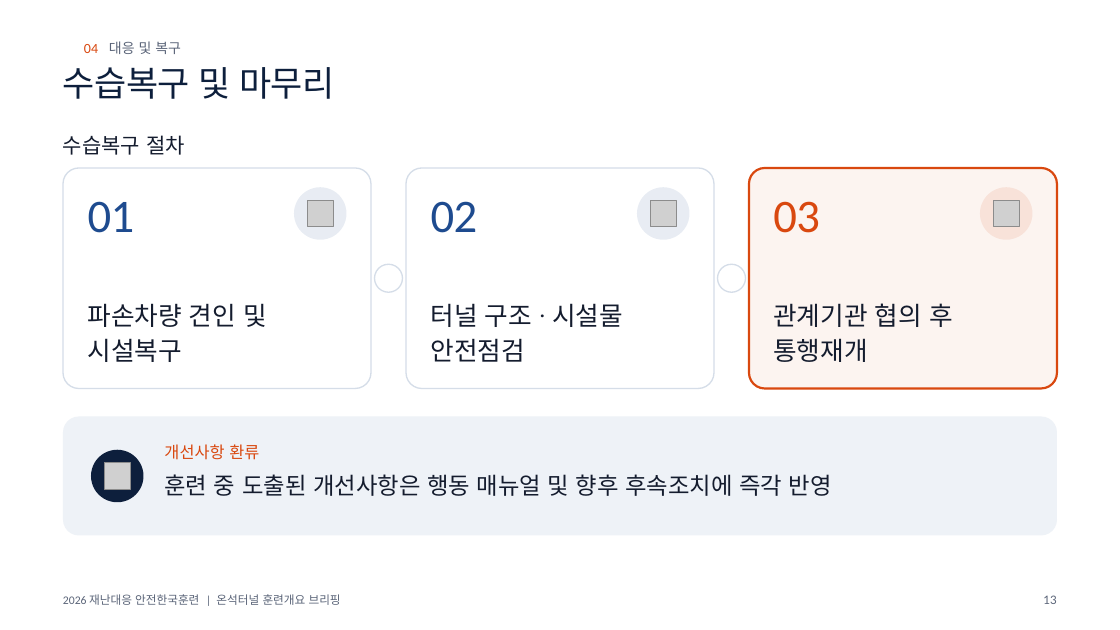
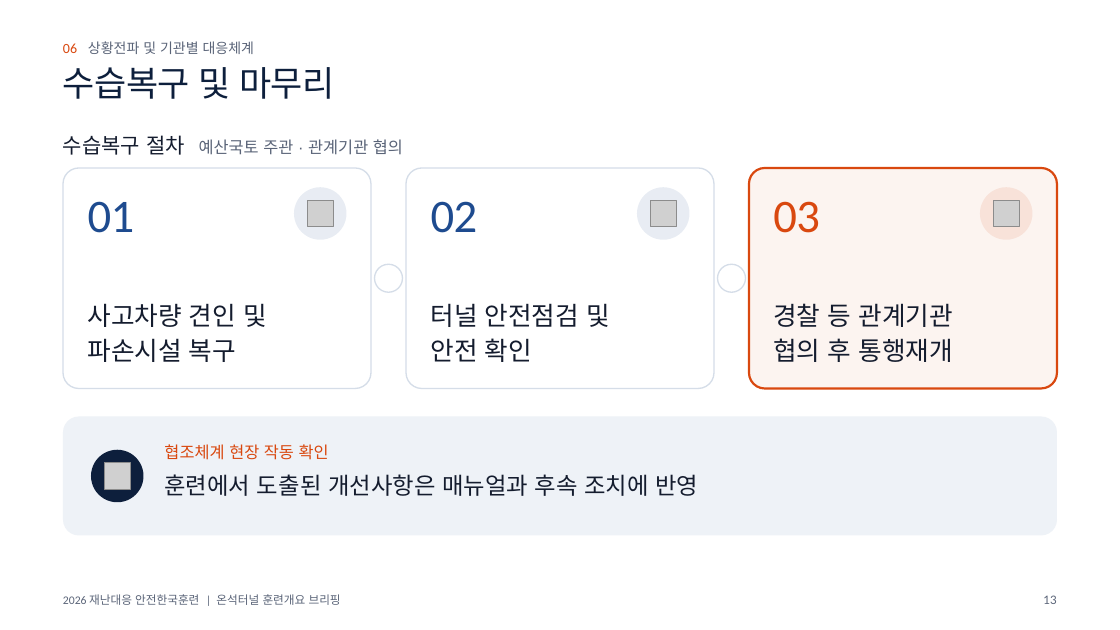
Before and after one commit to tmdgns5782-pixel/dcd, a slide deck: slide 13 of briefing/onseok-tunnel/onseok-briefing.pptx. Drawn at 1120x630 pixels with LibreOffice and Linux fonts; fonts in the diff are those of the drawing; grey boxes stand for pictures; background and template pictures are left out. Boxes give left, top, right and bottom in pixels: in the first picture for what was removed or moved away, otherwise in the second. Text is boxed around its words. In the diff, an @@ line names an element or a change of style, - is before the commit and + after.

```diff
--- a/briefing/onseok-tunnel/onseok-briefing.pptx
+++ b/briefing/onseok-tunnel/onseok-briefing.pptx
@@ text added at [63,41,254,54], 12 pt, text #5A6478 @@
+06 상황전파 및 기관별 대응체계
@@ text removed at [84,41,181,54] @@
-04 대응 및 복구
@@ text at [63,135,403,155]: text changed; size 18 to 14 pt; font Roboto to Arial; text colour #141C2E to #5A6478 @@
-수습복구 절차
+수습복구 절차 예산국토 주관 · 관계기관 협의
@@ text at [87,303,267,362]: text changed @@
-파손차량 견인 및
-시설복구
+사고차량 견인 및
+파손시설 복구
@@ text at [430,303,610,362]: text changed @@
-터널 구조 · 시설물
-안전점검
+터널 안전점검 및
+안전 확인
@@ text at [773,303,953,362]: text changed @@
-관계기관 협의 후
-통행재개
+경찰 등 관계기관
+협의 후 통행재개
@@ text removed at [164,444,259,460] @@
-개선사항 환류
@@ text added at [164,444,329,460], 14 pt, text #D9480F @@
+협조체계 현장 작동 확인
@@ text at [164,474,698,496]: text changed @@
-훈련 중 도출된 개선사항은 행동 매뉴얼 및 향후 후속조치에 즉각 반영
+훈련에서 도출된 개선사항은 매뉴얼과 후속 조치에 반영
```
Also in this commit, not shown: 13 other slides changed, 4 other files.
